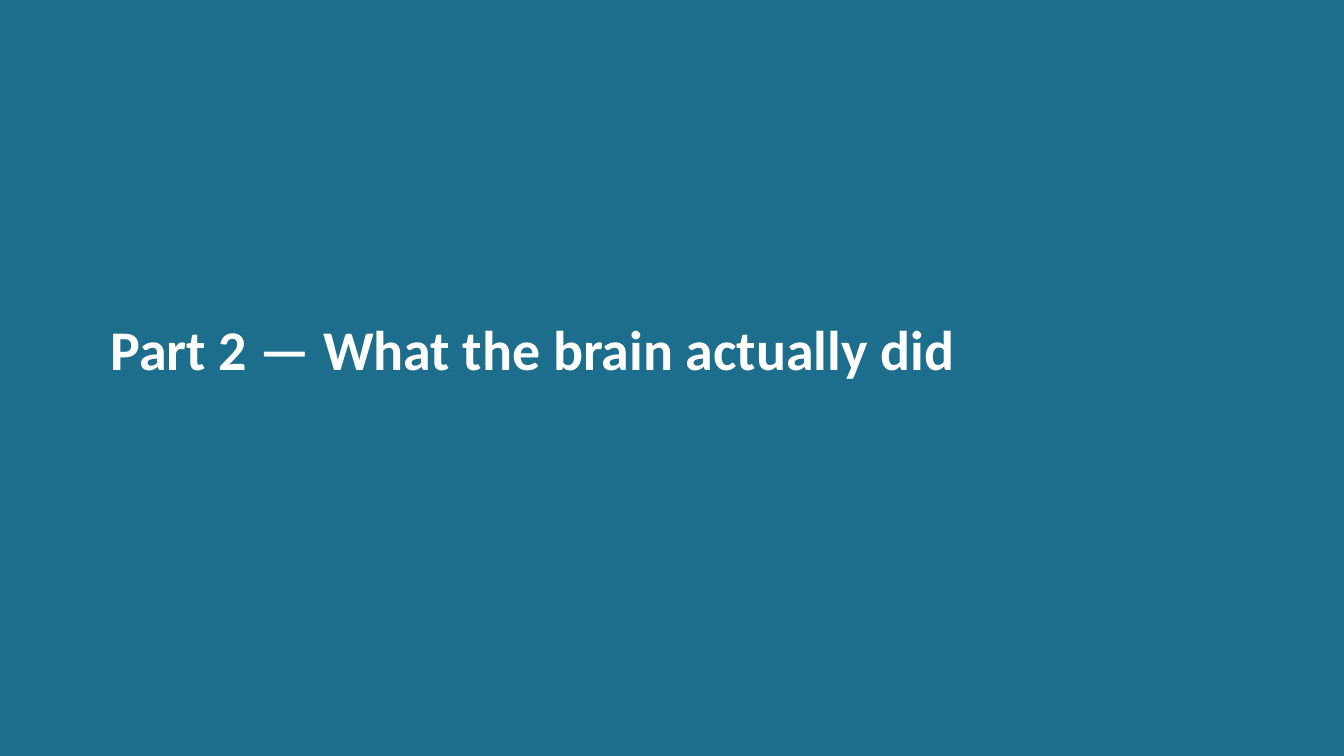
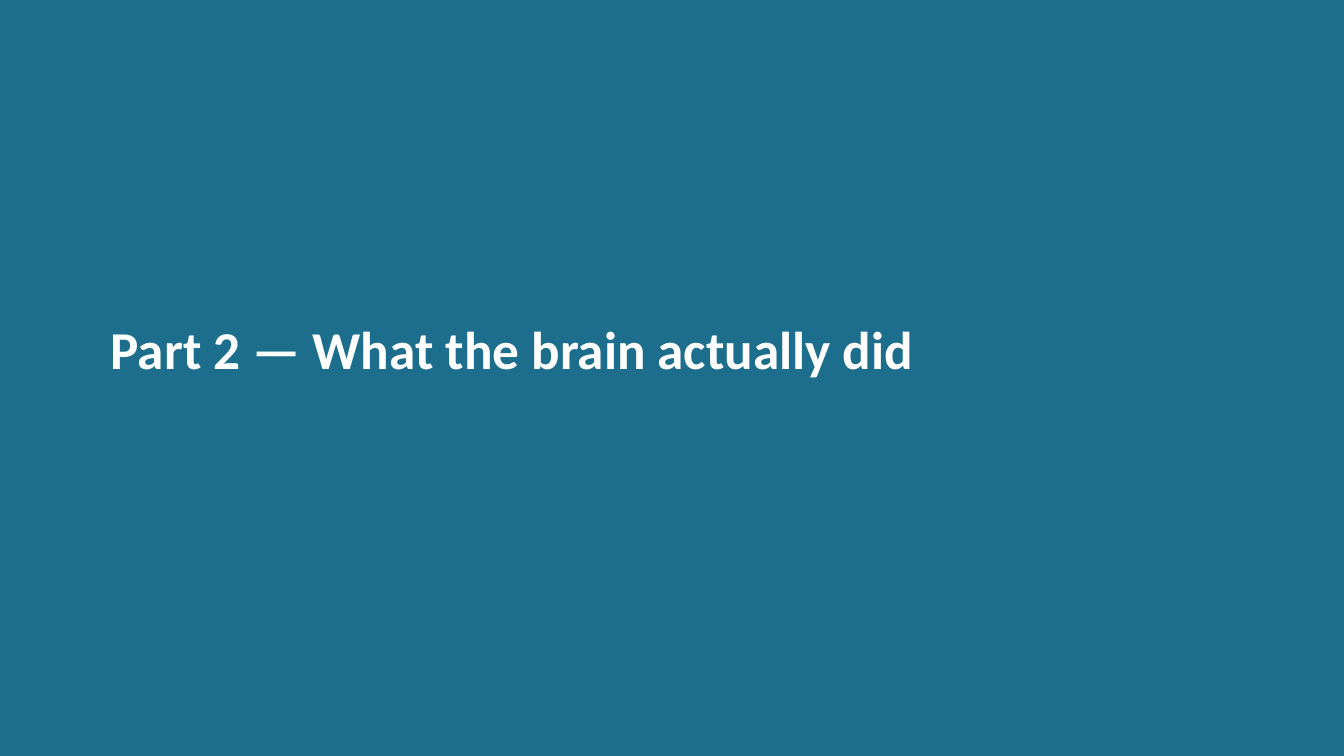
Before and after one commit to wehabit/hpaticmousebuzsakilab, a slide deck: slide 9 of presentation/haptic_brain_talk.pptx. Drawn at 1344x756 pixels with LibreOffice and Linux fonts; fonts in the diff are those of the drawing. Boxes give left, top, right and bottom in pixels: in the first picture for what was removed or moved away, otherwise in the second. Text is boxed around its words. In the diff, an @@ line names an element or a change of style, - is before the commit and + after.

```diff
--- a/presentation/haptic_brain_talk.pptx
+++ b/presentation/haptic_brain_talk.pptx
@@ text "Part 2 — What the ..." at (111, 331, 913, 378): size 40 to 38 pt @@
```
Also in this commit, not shown: 7 other slides changed, 3 other files.
